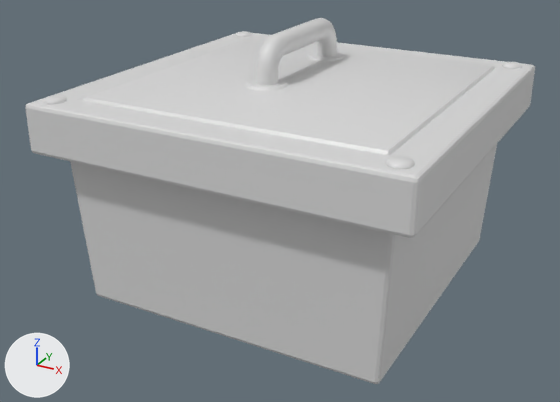
One commit to the FBX model Assets/Models/batteryBox_base.fbx: the scene before it, then after it.
Before and after are seen from a camera (50 mm lens) standing at (0.282, -0.657, 0.277) and looking at (-0.063, -0.031, -0.036). The lights are fixed; the arrows at lower left show +X, +Y and +Z. Where no turn or scale is listed for an object, it has been applied to the vertices.

Before the edit, the objects in view are built like this:
```python
me_cube_130 = bpy.data.meshes.new('Cube.130')
me_cube_130.from_pydata(...)  # 2008 vertices, 1758 faces; spans x -0.235..0.13, y -0.187..0.178, z -0.122..0.084
# faces by material slot: [302, 1456]
me_cube_130.materials.append(mat_g5)  # its picture is missing
me_cube_130.materials.append(mat_g3)  # grey #b9b9b9
me_cube_167 = bpy.data.meshes.new('Cube.167')
me_cube_167.from_pydata(...)  # 320 vertices, 276 faces; spans x 0.001..0.295, y -0.154..0.145, z 0.0..0.073
me_cube_167.materials.append(mat_g5)  # its picture is missing
ob_batterybox_base = bpy.data.objects.new('batteryBox_base', me_cube_130)
ob_batterybox_base.location = (0.0, 0.0, 0.0)
ob_batterybox_cover = bpy.data.objects.new('batteryBox_cover', me_cube_167)
ob_batterybox_cover.location = (-0.1993, 0.0, 0.062)
```
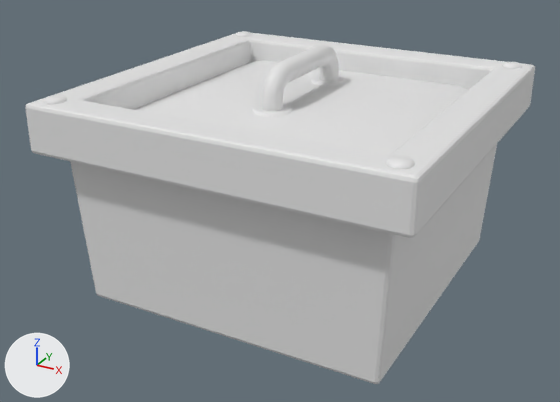
The newer file is also rescaled (x1.207) as a whole; pictures and numbers use the older file's frame.

The change in detail:
Object 'batteryBox_cover' (ob_batterybox_cover) moves from (-0.1993, 0.0, 0.062) to (-0.2082, 0.0257, 0.0299).

Where the change shows, as pixel boxes (x1, y1, x2, y2) in the pictures (560 x 402 px):
'batteryBox_cover', moved
    before: (83, 18, 495, 155)
    after: (135, 45, 468, 155)
